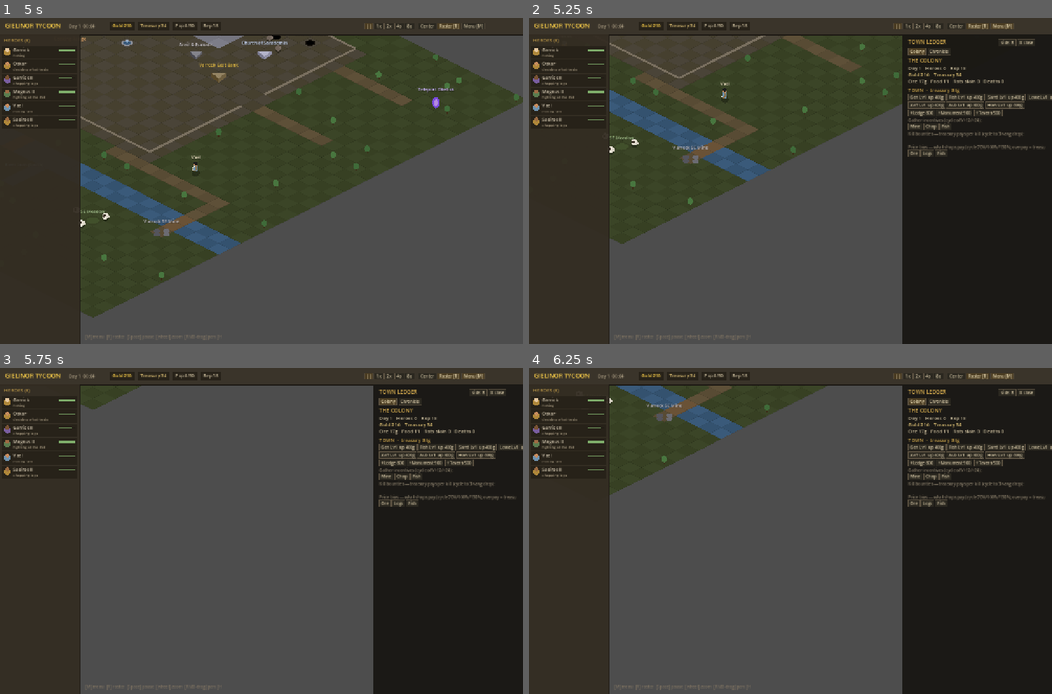
Above: before the commit, frames 1-4 (two rows, left to right).
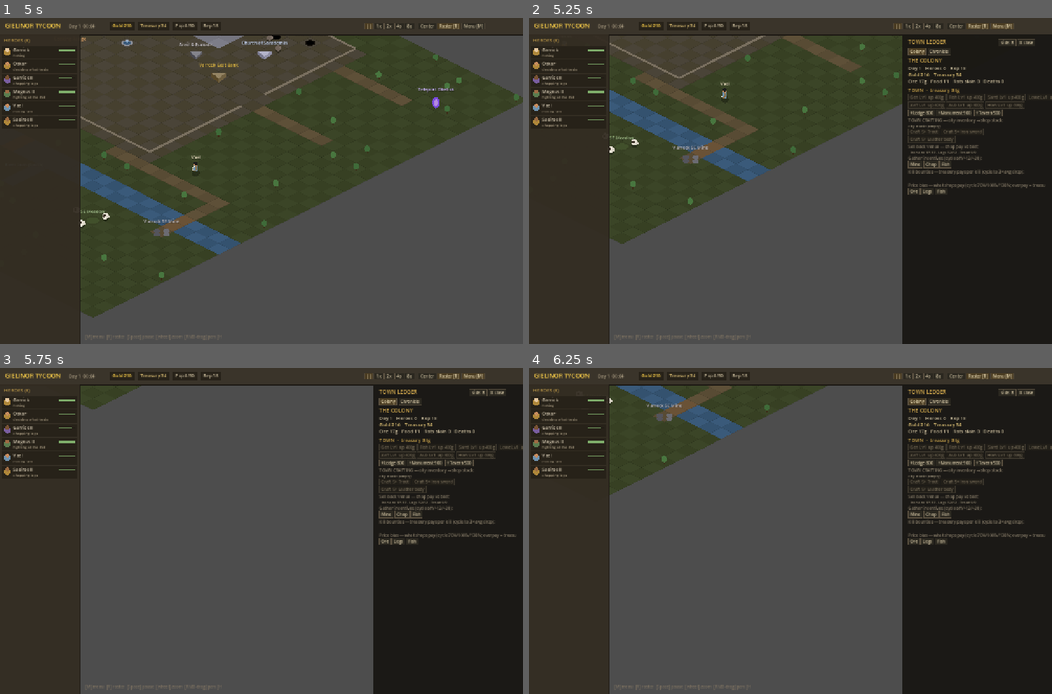
Above: after the commit, the same moments.

Repository: AlohaOe-SD26/OSRS-AFK
Game: Godot game, scene res://render/Main.tscn
Two runs of this game, one before a commit and one after it. Both use one fixed random seed, a clock stepped at 60 frames per second and the inputs below.
Inputs (mouse positions are in pixels of both pictures, inside the frame that each line leads up to):
- Up to frame 1 (5 s): tap Enter at 0.5, 3.5 s; move the mouse to (376, 164) at 0.52 s; hold D 0.53-1.25 s; tap 1 at 0.6 s; click (376, 164) at 0.67 s; tap Space at 0.77, 2, 3.77 s; drag from (156, 197) to (235, 246) at 1.27 s; move the mouse to (313, 109) at 2.02 s; hold D 2.03-2.75 s; tap 4 at 2.1 s; drag from (235, 246) to (104, 132) at 2.77 s; move the mouse to (418, 229) at 3.52 s; hold A 3.53-4.25 s; tap E at 3.6 s; drag from (104, 132) to (183, 99) at 4.27 s
- Up to frame 2 (5.25 s): tap Space at 5 s; move the mouse to (816, 181) at 5.02 s; hold S from 5.03 s (still down); tap M at 5.1 s; click (816, 181) at 5.17 s
- Up to frame 3 (5.75 s): keep holding S
- Up to frame 4 (6.25 s): release S at 5.75 s; drag from (712, 449) to (685, 547) at 5.77 s

Frame 1 is identical in both runs. In frame 2, 1.8% of the frame differs, in the area x 72-100%, y 23-55%; in frame 3, 1.8%; in frame 4, 1.8%.

Commit message:
feat: #6d Unit 5 TOWN-panel UI - Unit 5 code-complete (punch-list #6)
TOWN panel surfaces the Unit-5 mechanics (immediate-mode HUD): #6a upgrade
button gated on can_upgrade_shop + item-cost tooltip; #6b _draw_crafting
(city-stock readout, feasibility-gated quick-craft presets, live queue with
cancel; new craft/cancel_craft dispatch + SimWorld.can_queue_craft); #6c
sell-back venue readout (shop pay vs best, GE-capped flagged). Render-only;
Main.gd parses, suite 267/267, 3 gates PASS. Visual needs an F5 pass (joins
the Unit-3 #4b/#4c F5 queue). Unit 5 is code-complete.

Co-Authored-By: Claude Opus 4.8 <noreply@anthropic.com>

Diff:
--- a/game/render/Main.gd
+++ b/game/render/Main.gd
@@ -334,6 +334,11 @@
 				world.release_hero(selected)
 		"upgrade_shop":
 			world.upgrade_shop(u["arg"])
+		"craft":
+			var c: Dictionary = u["arg"]   # #6b: {shop, out, qty}
+			world.queue_craft(String(c["shop"]), String(c["out"]), int(c["qty"]))
+		"cancel_craft":
+			world.cancel_craft(int(u["arg"]))   # #6b: cancel by queue index, refund unmade inputs
 		"build":
 			world.build(String(u["arg"]))
 		"incentive":
@@ -1158,7 +1163,17 @@
 	var per_row := 0
 	for s: Shop in world.economy.shops:
 		var short: String = _SHOP_SHORT.get(s.npc_id, s.npc_id.left(4))
-		bx = _button("%s Lv%d  up %dg" % [short, s.level, world.economy.shop_upgrade_cost(s)], bx, y, "upgrade_shop", s, false)
+		# #6a (C3): the upgrade costs treasury gold AND city-inventory materials — gate the button on
+		# can_upgrade_shop and spell the full cost in a hover-tooltip when it's not affordable yet.
+		var ok_up: bool = world.can_upgrade_shop(s)
+		var itip := ""
+		if not ok_up:
+			var icost: Dictionary = world.shop_upgrade_item_cost(s)
+			var iparts: PackedStringArray = []
+			for g in icost:
+				iparts.append("%d %s" % [int(icost[g]), world.item_name(String(g))])
+			itip = "cost: %dg + %s (from city inventory)" % [world.economy.shop_upgrade_cost(s), ", ".join(iparts)]
+		bx = _button("%s Lv%d  up %dg" % [short, s.level, world.economy.shop_upgrade_cost(s)], bx, y, "upgrade_shop", s, false, ok_up, itip)
 		per_row += 1
 		if per_row == 4:   # wrap after 4 buttons
 			per_row = 0
@@ -1175,6 +1190,7 @@
 		var lbl := "+GE Annex %d" % int(spec["cost"]) if kind == "ge_annex" else "+%s %d" % [String(kind).capitalize(), int(spec["cost"])]
 		bx = _button(lbl, bx, y, "build", kind, false)
 	y += 19
+	y = _draw_crafting(pad, y)   # #6b/#6c — town crafting queue + the sell-back venue readout
 	_hud_line("Gather incentives (cycle off/+%d/+%d):" % [int(Config.INCENTIVE_STEP), int(Config.INCENTIVE_MAX)], pad, y, Color("#857a67"), 10); y += 14
 	bx = pad
 	for c in [["Mine", "GATHER_ORE"], ["Chop", "GATHER_LOGS"], ["Fish", "PROVISION"]]:
@@ -1207,6 +1223,66 @@
 		for b in world.buildings:
 			names.append(String(b["name"]))
 		_hud_line("Built: %s" % ", ".join(names), pad, y, Color("#9b9078"), 10); y += 14
+	return y
+
+## #6b/#6c (C5 + C4) — town CRAFTING (city inventory → shop stock) and the SELL-BACK venue readout.
+## Quick-craft preset buttons (each craftable good a shop vends, batch of 5) are feasibility-gated on the
+## city materials; the live queue is shown with a cancel (✕) per job. The sell-back line shows, per gather
+## good, what the shop pays (ceilinged at 0.30×ref once the GE opens) vs the best venue — so the player
+## sees shops turn into the bad buyer and the funded orders win (the C4 procurement signal).
+func _draw_crafting(pad: float, y: float) -> float:
+	const _CRAFT_QTY := 5
+	_hud_line("TOWN CRAFTING — city inventory → shop stock:", pad, y, Color("#857a67"), 10); y += 14
+	# city-inventory summary
+	var civ: PackedStringArray = []
+	for g in world.city_inventory:
+		if int(world.city_inventory[g]) > 0:
+			civ.append("%d %s" % [int(world.city_inventory[g]), world.item_name(String(g))])
+	_hud_line("city stock: %s" % ("(empty)" if civ.is_empty() else ", ".join(civ)), pad, y, Color("#9a8f78"), 9); y += 13
+	# quick-craft presets — craftable goods a shop vends, gated on the city materials
+	var bx := pad
+	var per_row := 0
+	for iid in world.content.items:
+		var it: ItemType = world.content.item(String(iid))
+		if it == null or it.recipe().is_empty():
+			continue
+		var sh: Shop = world.economy.shop_for(String(iid))
+		if sh == null:
+			continue
+		var canq: bool = world.can_queue_craft(sh.npc_id, String(iid), _CRAFT_QTY)
+		var ctip := ""
+		if not canq:
+			var cc: Dictionary = world.craft_input_cost(String(iid), _CRAFT_QTY)
+			var cparts: PackedStringArray = []
+			for k in cc:
+				cparts.append("%d %s" % [int(cc[k]), world.item_name(String(k))])
+			ctip = "needs %s in the city inventory" % (", ".join(cparts) if not cparts.is_empty() else "a recipe")
+		bx = _button("Craft %d× %s" % [_CRAFT_QTY, world.item_name(String(iid))], bx, y,
+			"craft", {"shop": sh.npc_id, "out": String(iid), "qty": _CRAFT_QTY}, false, canq, ctip)
+		per_row += 1
+		if per_row == 2:
+			per_row = 0; bx = pad; y += 19
+	if per_row > 0:
+		y += 19
+	# the live queue, with a cancel per job
+	if not world.craft_queue.is_empty():
+		bx = pad
+		per_row = 0
+		for i in range(world.craft_queue.size()):
+			var job: Dictionary = world.craft_queue[i]
+			bx = _button("✕ %d/%d %s" % [int(job["made"]), int(job["qty"]), world.item_name(String(job["output"]))],
+				bx, y, "cancel_craft", i, false)
+			per_row += 1
+			if per_row == 3:
+				per_row = 0; bx = pad; y += 19
+		if per_row > 0:
+			y += 19
+	# #6c — the sell-back venue readout (shop pay vs the best venue, per gather good)
+	_hud_line("Sell-back venue — shop pay%s vs best:" % (" (GE-capped)" if world.economy.sell_back_active else ""), pad, y, Color("#857a67"), 10); y += 13
+	var vparts: PackedStringArray = []
+	for good: String in Config.CITY_ORDER_GOODS:
+		vparts.append("%s %d/%d" % [world.item_name(good), world.economy.sell_price(good), world.best_sell_price(good)])
+	_hud_line("  " + " · ".join(vparts), pad, y, Color("#9a8f78"), 9); y += 15
 	return y
 
 # --------------------------------------------------------------------------- Hero Panel tabs (§20)
--- a/game/sim/SimWorld.gd
+++ b/game/sim/SimWorld.gd
@@ -2228,15 +2228,22 @@
 ## that shop's stock for heroes to buy. Refused unless the shop vends the output, the item has a recipe,
 ## and the city inventory holds the full input cost. Returns true on success (FIFO — appended to the
 ## back of the single-server queue).
-func queue_craft(shop_id: String, output_id: String, qty: int) -> bool:
+## #6b/#6d — can the player queue this craft right now? (Pure check, for UI gating: positive qty, the
+## shop vends the output, the item has a recipe, and the city inventory holds the full input cost.)
+func can_queue_craft(shop_id: String, output_id: String, qty: int) -> bool:
 	if qty <= 0:
 		return false
 	var shop: Shop = economy.shop_by_id(shop_id)
 	if shop == null or not shop.stock.has(output_id):
-		return false   # the shop must vend the output (so heroes can buy it)
+		return false
 	var cost: Dictionary = craft_input_cost(output_id, qty)
-	if cost.is_empty() or not _city_inv_has(cost):
-		return false   # no recipe, or the town lacks the materials
+	return not cost.is_empty() and _city_inv_has(cost)
+
+func queue_craft(shop_id: String, output_id: String, qty: int) -> bool:
+	if not can_queue_craft(shop_id, output_id, qty):
+		return false
+	var shop: Shop = economy.shop_by_id(shop_id)
+	var cost: Dictionary = craft_input_cost(output_id, qty)
 	for good: String in cost:
 		var left: int = int(city_inventory.get(good, 0)) - int(cost[good])
 		if left <= 0:
Not shown, changed: PROJECT KNOWLEDGE/03-PUNCH-LIST.md
Not shown, changed: PROJECT KNOWLEDGE/04-HANDOFF.md
Not shown, changed: PROJECT KNOWLEDGE/07-CHANGELOG.md
